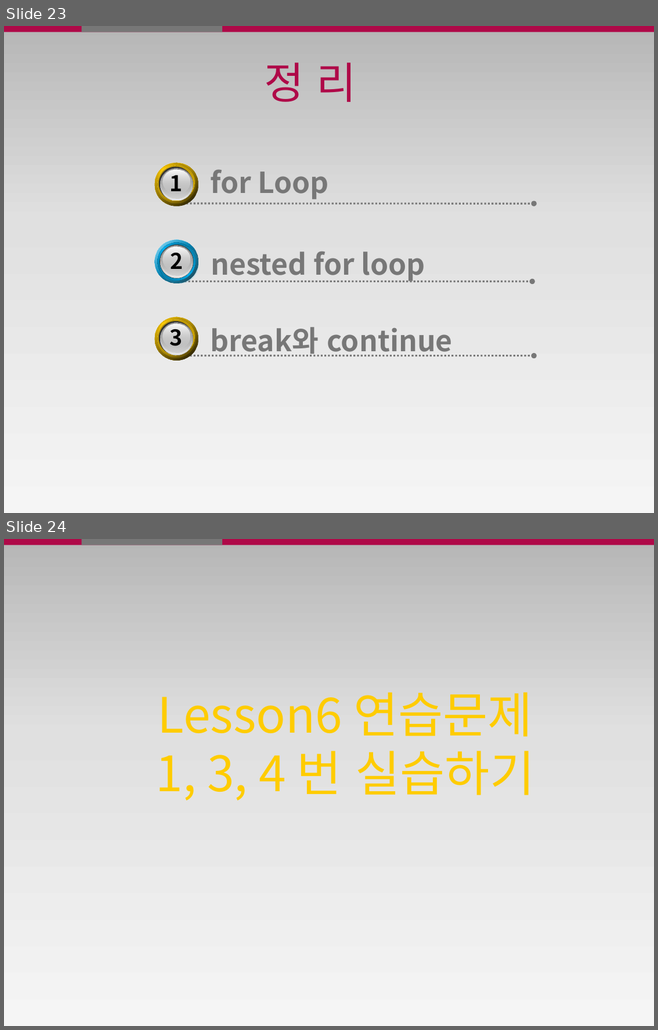
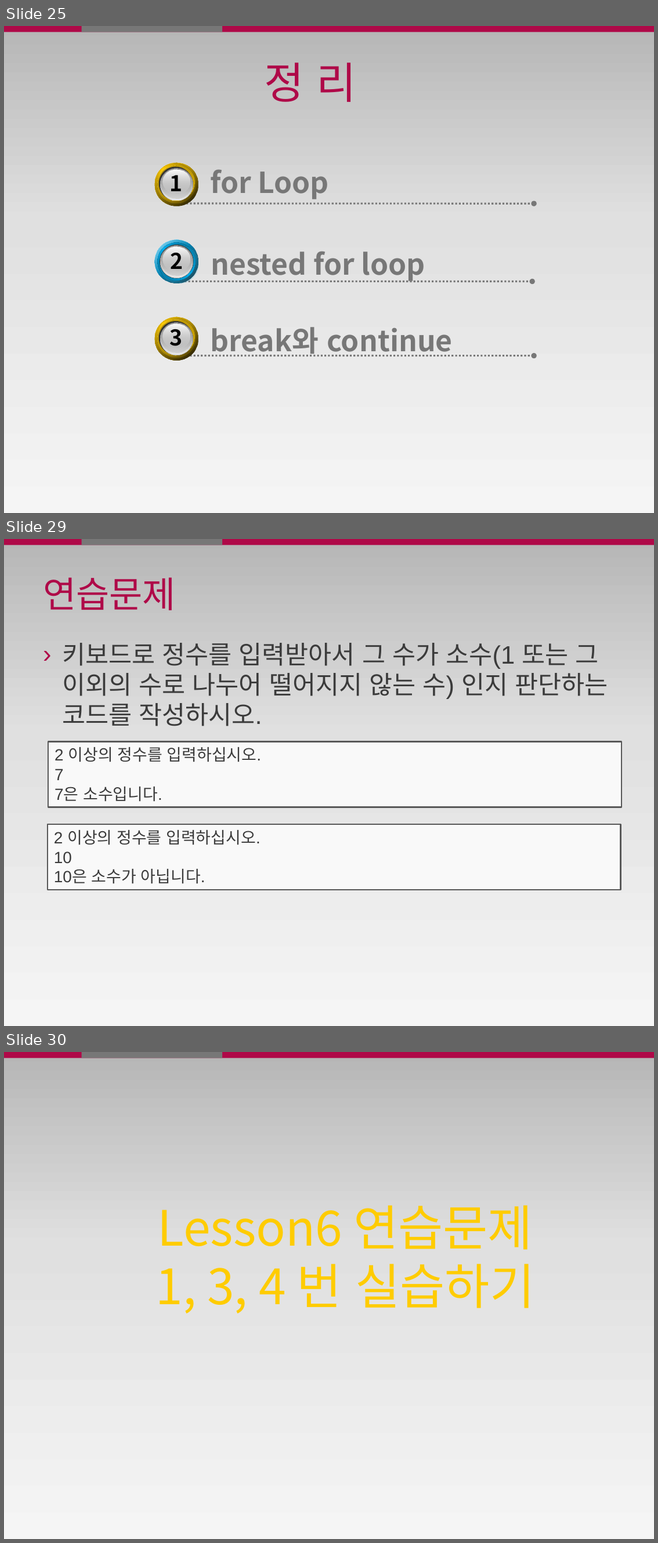
Before and after one commit to JoshWorld/java_ppt, a slide deck: 4일차/4일 1강 반복문 for (Lesson6).pptx. Shown one above the other, each under a label of ours: slides 23 and 24 before the commit, slides 25, 29 and 30 after it; the slides between them are not shown. The pictures are 658x1030 and 658x1543 pixels, drawn with LibreOffice and Linux fonts; fonts in the diff are those of the drawing. Boxes give left, top, right and bottom in pixels: in the first picture for what was removed or moved away, otherwise in the second. Text is boxed around its words. In the diff, an @@ line names an element or a change of style, - is before the commit and + after.

```diff
--- a/4일차/4일 1강 반복문 for (Lesson6).pptx
+++ b/4일차/4일 1강 반복문 for (Lesson6).pptx
@@ slide 29 added at (4, 539, 654, 1026), background gradient #B6B6B6 to #E1E1E1 to #F5F5F5; not listed: 2 template elements that a slide beside it also shows @@
@@ title added at (43, 577, 176, 610), 40 pt, text #AF0948 @@
+연습문제
@@ text added at (62, 643, 607, 726), 28 pt, text #3B3B3B @@
+› 키보드로 정수를 입력받아서 그 수가 소수(1 또는 그 이외의 수로 나누어 떨어지지 않는 수) 인지 판단하는 코드를 작성하시오.
@@ rectangle added at (48, 741, 621, 808), fill #F9F9F9, outline #585858 1.5 pt, 18 pt, text #3C3C3C @@
+2 이상의 정수를 입력하십시오.
+7
+7은 소수입니다.
@@ rectangle added at (48, 824, 621, 890), fill #F9F9F9, outline #585858 1.5 pt, 18 pt, text #3C3C3C @@
+2 이상의 정수를 입력하십시오.
+10
+10은 소수가 아닙니다.
@@ what was slide 23 is now slide 25 @@
@@ what was slide 24 is now slide 30 @@
```
Also in this commit, not shown: 5 other slides added, 1 other file.
